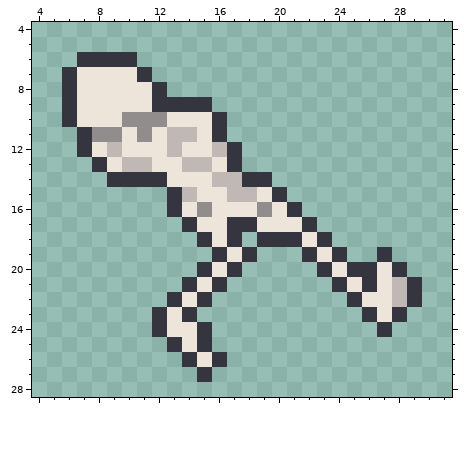
Pixel-art sprite: Sprites/Skeleton/skeleton_up_1.png. This is how it looked before the edit.
The file is 32x32 pixels. Shown: x 4..31, y 4..28.
And afterwards:
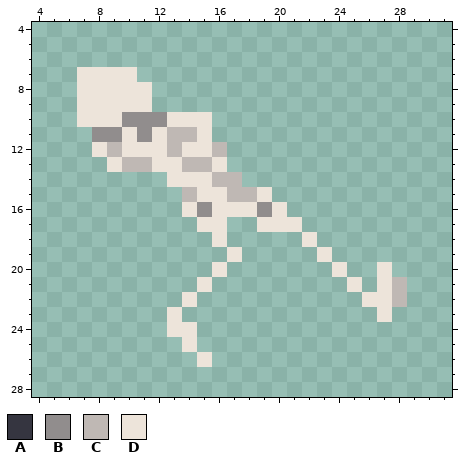
Palette (. is transparent): A #353540  B #918d8d  C #bfb8b4  D #ede4da
From old to new:
@@ x 4..31 @@
  5 ............................
- 6 ...AAAA.....................
- 7 ..ADDDDA....................
- 8 ..ADDDDDA...................
- 9 ..ADDDDDAAAA................
-10 ..ADDDBBBDDDA...............
-11 ...ABBDBDCCDA...............
-12 ...ADCDDDCDDCA..............
-13 ....ADCCDDCCDA..............
-14 .....AAAADDDCCAA............
-15 .........ACDDCCDA...........
-16 .........ADBDDDBDA..........
-17 ..........ADDAADDDA.........
-18 ...........ADA.AAADA........
-19 ............ADA...ADA..A....
-20 ...........ADA.....ADAADA...
-21 ..........ADA.......ADADCA..
-22 .........ADA.........ADDCA..
-23 ........ADA...........ADA...
-24 ........ADDA...........A....
-25 .........ADA................
-26 ..........ADA...............
-27 ...........A................
+ 6 ............................
+ 7 ...DDDD.....................
+ 8 ...DDDDD....................
+ 9 ...DDDDD....................
+10 ...DDDBBBDDD................
+11 ....BBDBDCCD................
+12 ....DCDDDCDDC...............
+13 .....DCCDDCCD...............
+14 .........DDDCC..............
+15 ..........CDDCCD............
+16 ..........DBDDDBD...........
+17 ...........DD..DDD..........
+18 ............D.....D.........
+19 .............D.....D........
+20 ............D.......D..D....
+21 ...........D.........D.DC...
+22 ..........D...........DDC...
+23 .........D.............D....
+24 .........DD.................
+25 ..........D.................
+26 ...........D................
+27 ............................
 28 ............................
Where, in picture pixels (left, top, right, bottom), the same in both pictures:
erased: (62, 52, 422, 382)
